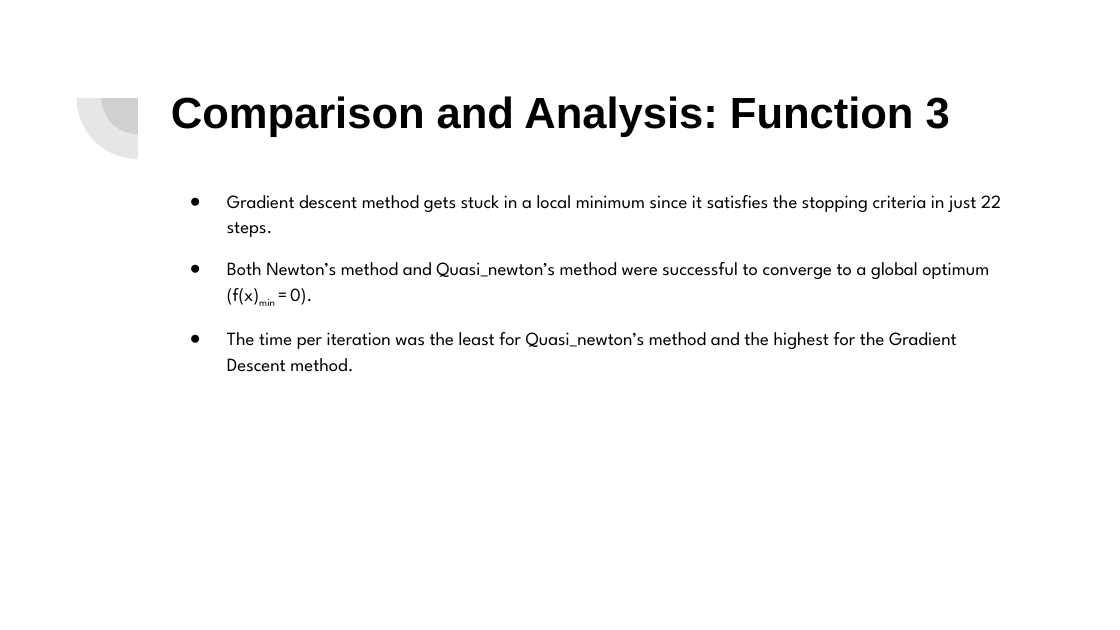
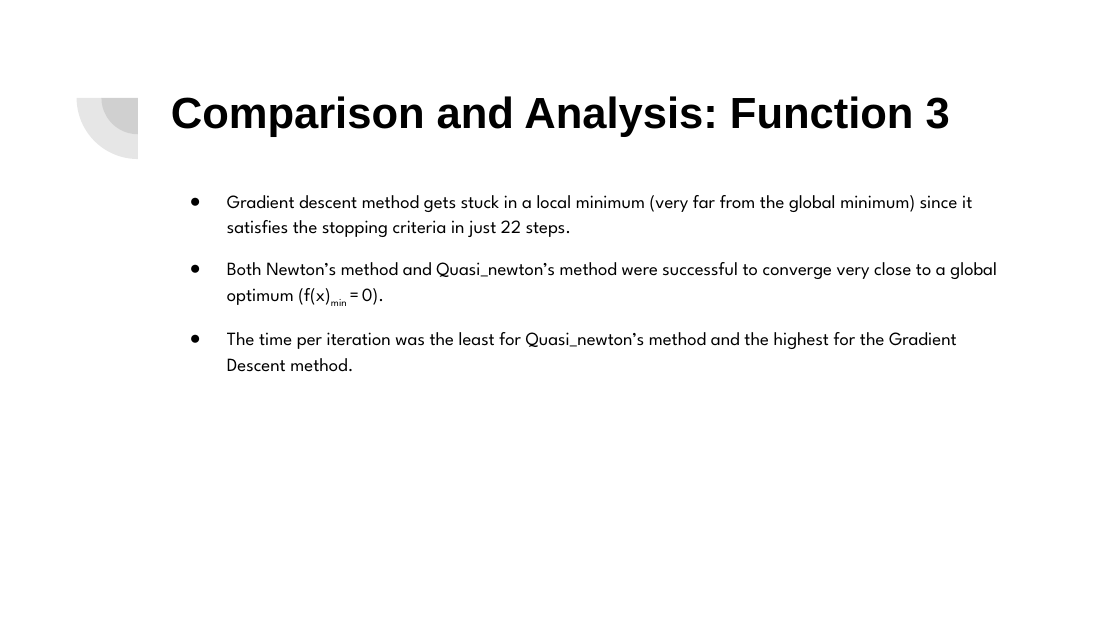
Before and after one commit to ayushkumarshah/Unconstrained_Optimization_Matlab, a slide deck: slide 24 of docs/Unconstrained Optimization Presentation.pptx. Drawn at 1120x630 pixels with LibreOffice and Linux fonts; fonts in the diff are those of the drawing. Boxes give left, top, right and bottom in pixels: in the first picture for what was removed or moved away, otherwise in the second. Text is boxed around its words. In the diff, an @@ line names an element or a change of style, - is before the commit and + after.

```diff
--- a/docs/Unconstrained Optimization Presentation.pptx
+++ b/docs/Unconstrained Optimization Presentation.pptx
@@ text at box(227, 195, 997, 306): text changed @@
-● Gradient descent method gets stuck in a local minimum since it satisfies the stopping criteria in just 22 steps.
-● Both Newton’s method and Quasi_newton’s method were successful to converge to a global optimum (f(x)min = 0).
+● Gradient descent method gets stuck in a local minimum (very far from the global minimum) since it satisfies the stopping criteria in just 22 steps.
+● Both Newton’s method and Quasi_newton’s method were successful to converge very close to a global optimum (f(x)min = 0).
```
Also in this commit, not shown: 4 other slides changed, 1 slide added, 10 other files.
